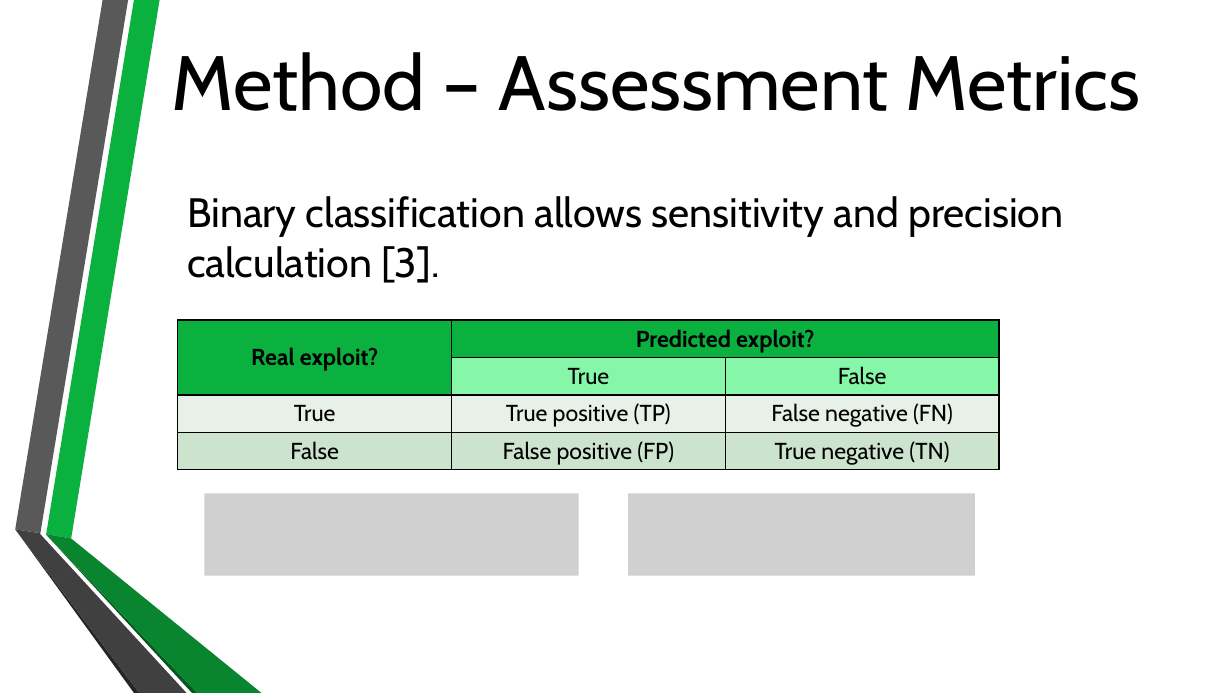
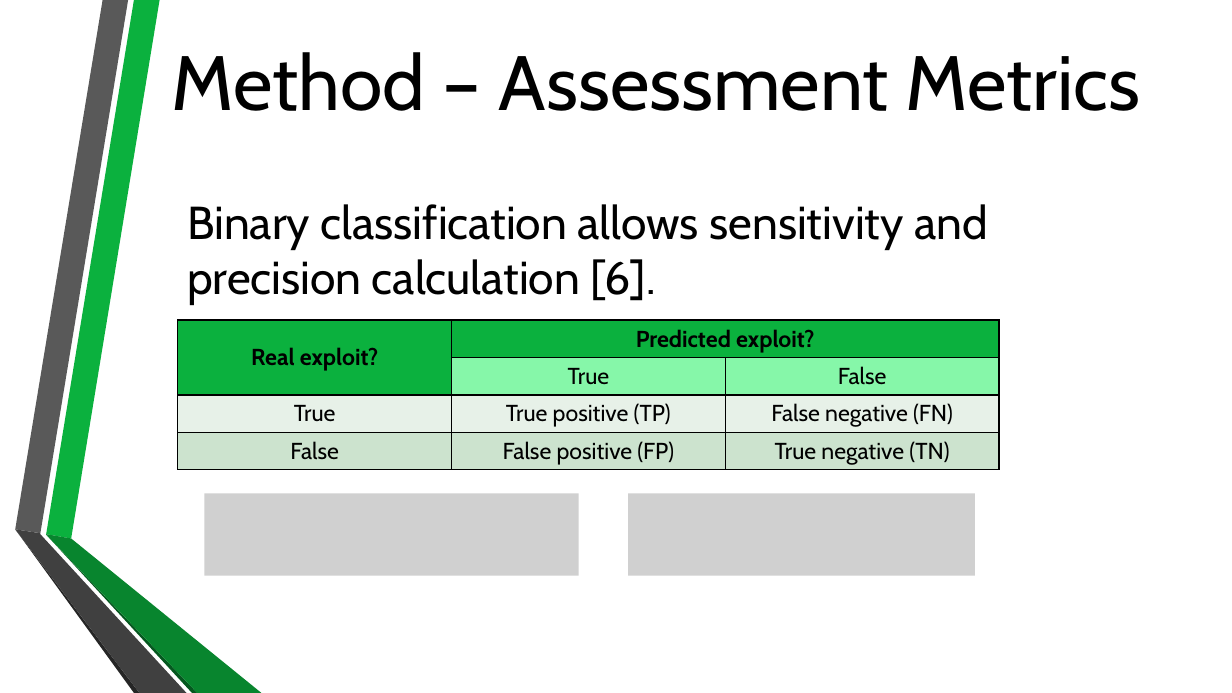
Before and after one commit to BenChurch/Winter2017, a slide deck: slide 18 of CISC848/Implementation/Presentation/CvssEquationRecasting.pptx (slide 17 before the commit). Drawn at 1232x693 pixels with LibreOffice and Linux fonts; fonts in the diff are those of the drawing; grey boxes stand for pictures; background and template pictures are left out. Boxes give left, top, right and bottom in pixels: in the first picture for what was removed or moved away, otherwise in the second. Text is boxed around its words. In the diff, an @@ line names an element or a change of style, - is before the commit and + after.

```diff
--- a/CISC848/Implementation/Presentation/CvssEquationRecasting.pptx
+++ b/CISC848/Implementation/Presentation/CvssEquationRecasting.pptx
@@ text at <box>187,204,988,305</box>: text changed; size 32 to 36 pt @@
-Binary classification allows sensitivity and precision calculation [3].
+Binary classification allows sensitivity and precision calculation [6].
```
Also in this commit, not shown: 18 other slides changed, 1 slide added, 2 other files.
